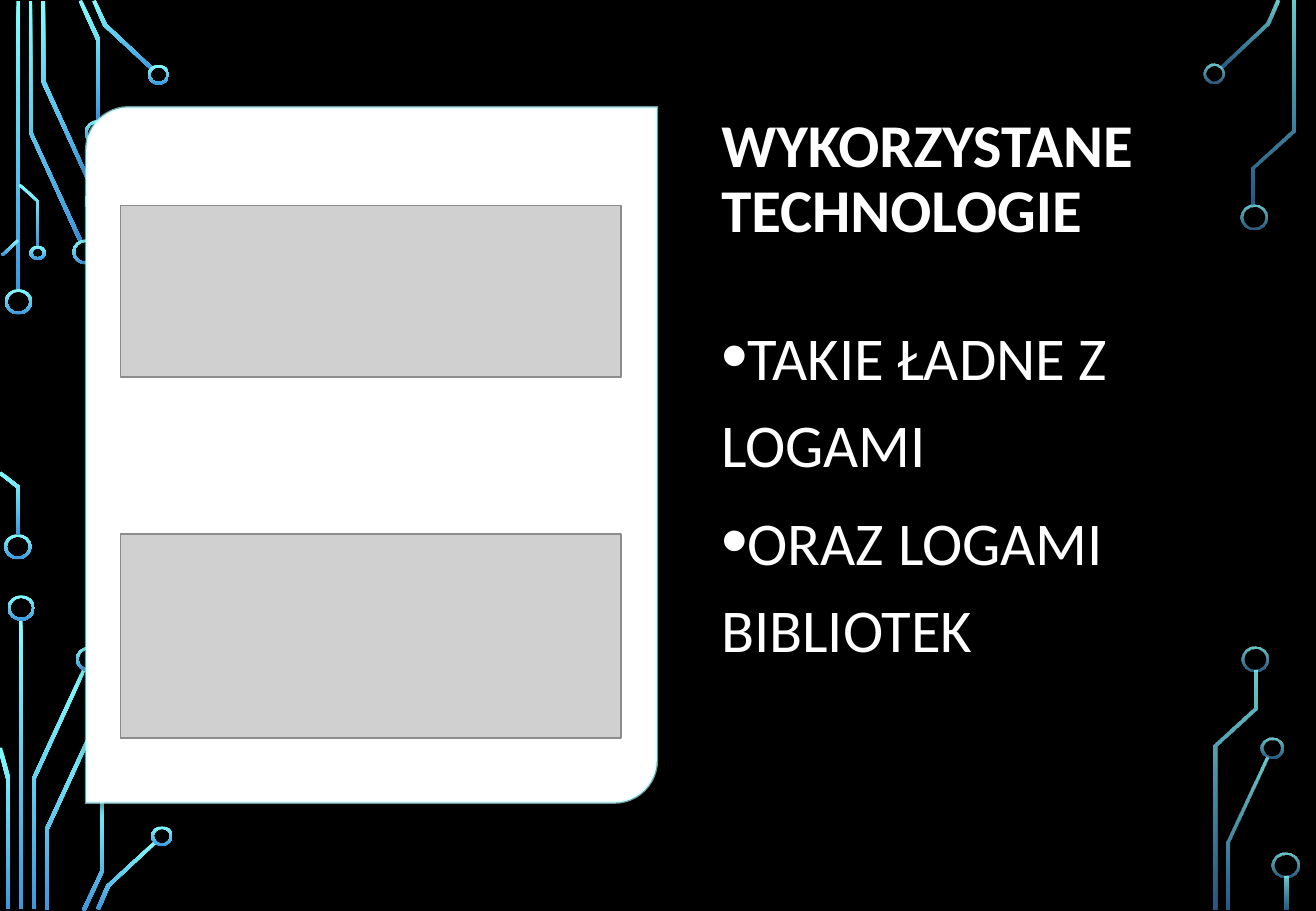
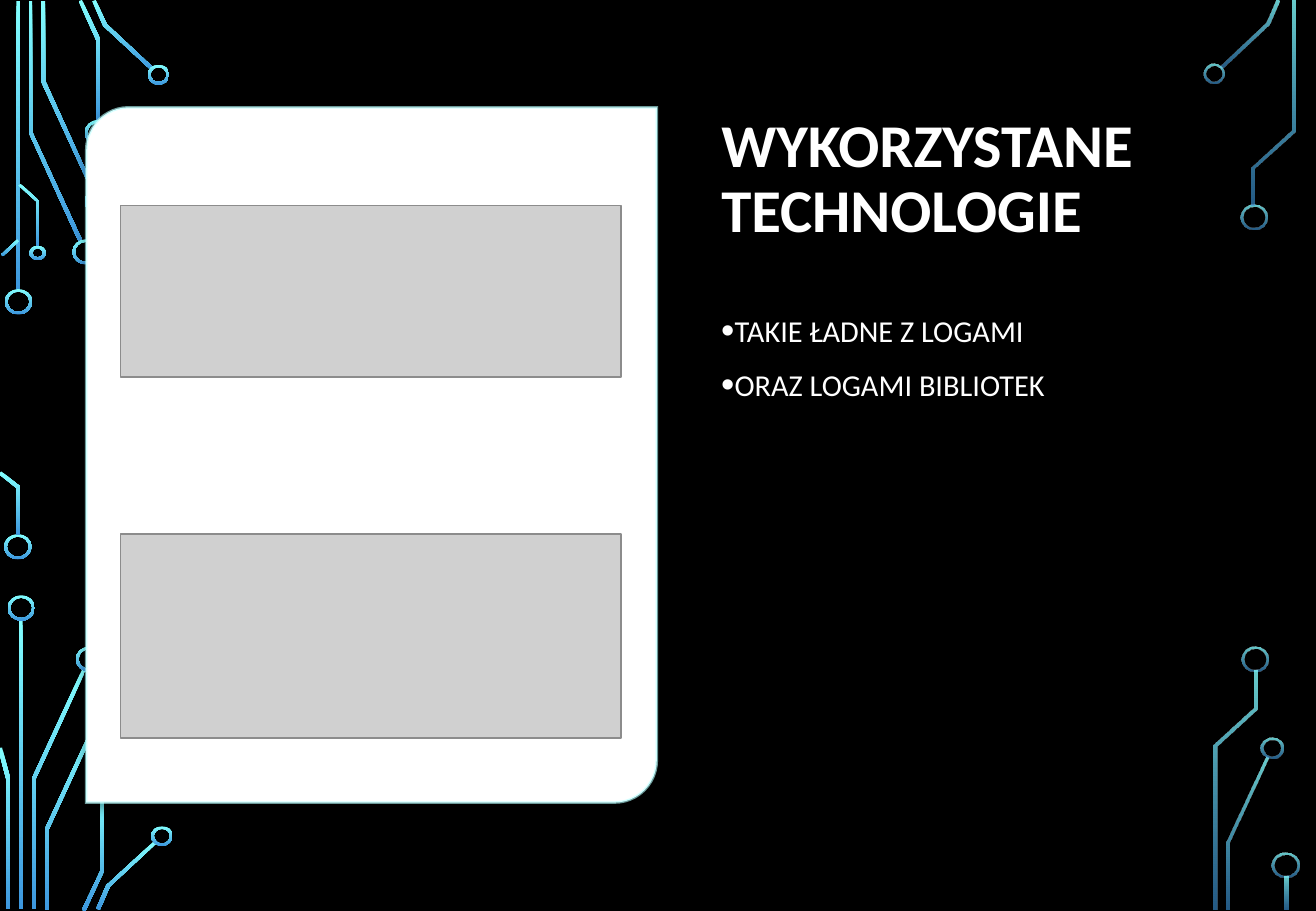
Before and after one commit to wszczawinski/DS_final_project, a slide deck: slide 3 of Analiza obciążenia przedsiębiorstwa produkcyjnego.pptx (slide 2 before the commit). Drawn at 1316x911 pixels with LibreOffice and Linux fonts; fonts in the diff are those of the drawing; grey boxes stand for pictures; background and template pictures are left out. Boxes give left, top, right and bottom in pixels: in the first picture for what was removed or moved away, otherwise in the second. Text is boxed around its words. In the diff, an @@ line names an element or a change of style, - is before the commit and + after.

```diff
--- a/Analiza obciążenia przedsiębiorstwa produkcyjnego.pptx
+++ b/Analiza obciążenia przedsiębiorstwa produkcyjnego.pptx
@@ text "TAKIE ŁADNE Z LOGAMI" at (735, 322, 1045, 397): size 36 to 18 pt @@
```
Also in this commit, not shown: 3 other slides changed, 9 slides added, 1 slide removed.
